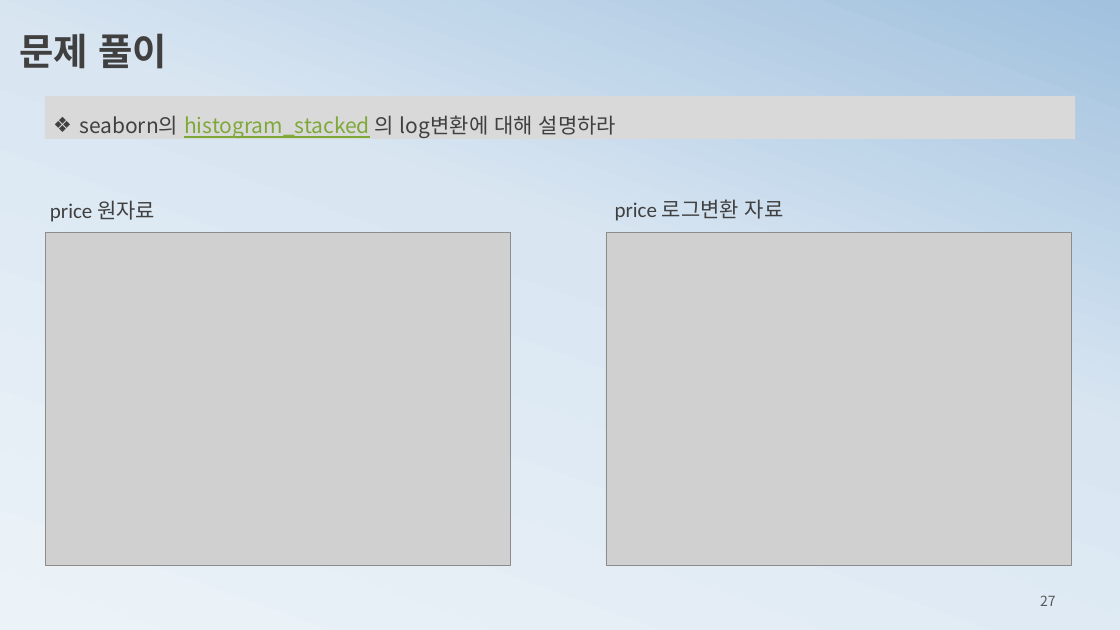
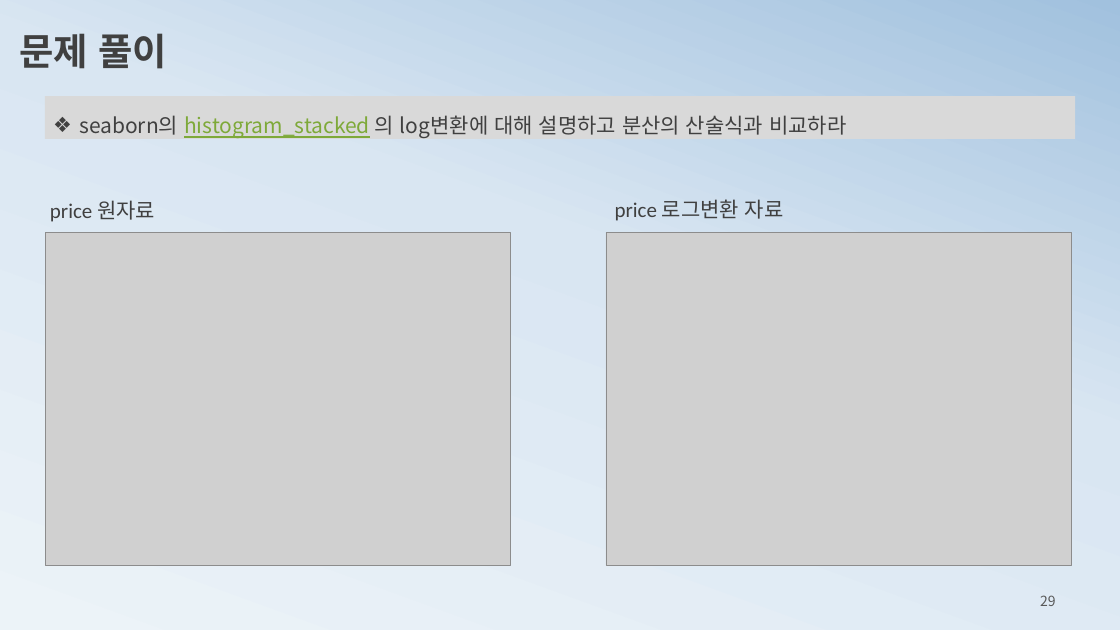
Before and after one commit to ancestor9/mathematics-for-machine-learning, a slide deck: slide 29 of 1_statistics for machine learning.pptx (slide 27 before the commit). Drawn at 1120x630 pixels with LibreOffice and Linux fonts; fonts in the diff are those of the drawing; grey boxes stand for pictures. Boxes give left, top, right and bottom in pixels: in the first picture for what was removed or moved away, otherwise in the second. Text is boxed around its words. In the diff, an @@ line names an element or a change of style, - is before the commit and + after.

```diff
--- a/1_statistics for machine learning.pptx
+++ b/1_statistics for machine learning.pptx
@@ text in rectangle at [79,115,846,138]: text changed @@
-❖ seaborn의 histogram_stacked 의 log변환에 대해 설명하라
+❖ seaborn의 histogram_stacked 의 log변환에 대해 설명하고 분산의 산술식과 비교하라
@@ page number at [1040,595,1056,606]: text changed @@
-27
+29
```
Also in this commit, not shown: 18 other slides changed, 5 slides added, 2 slides removed.
